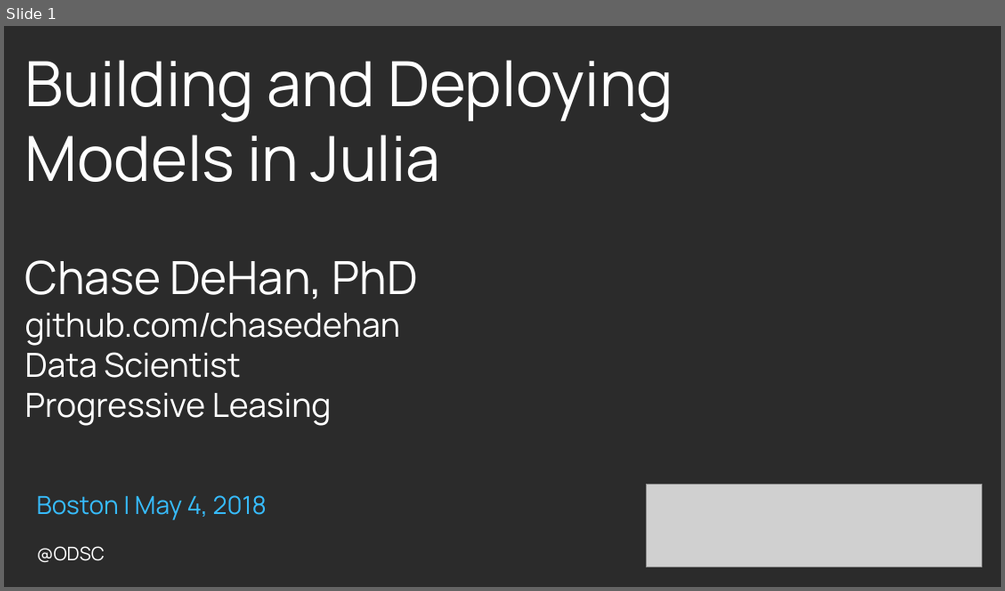
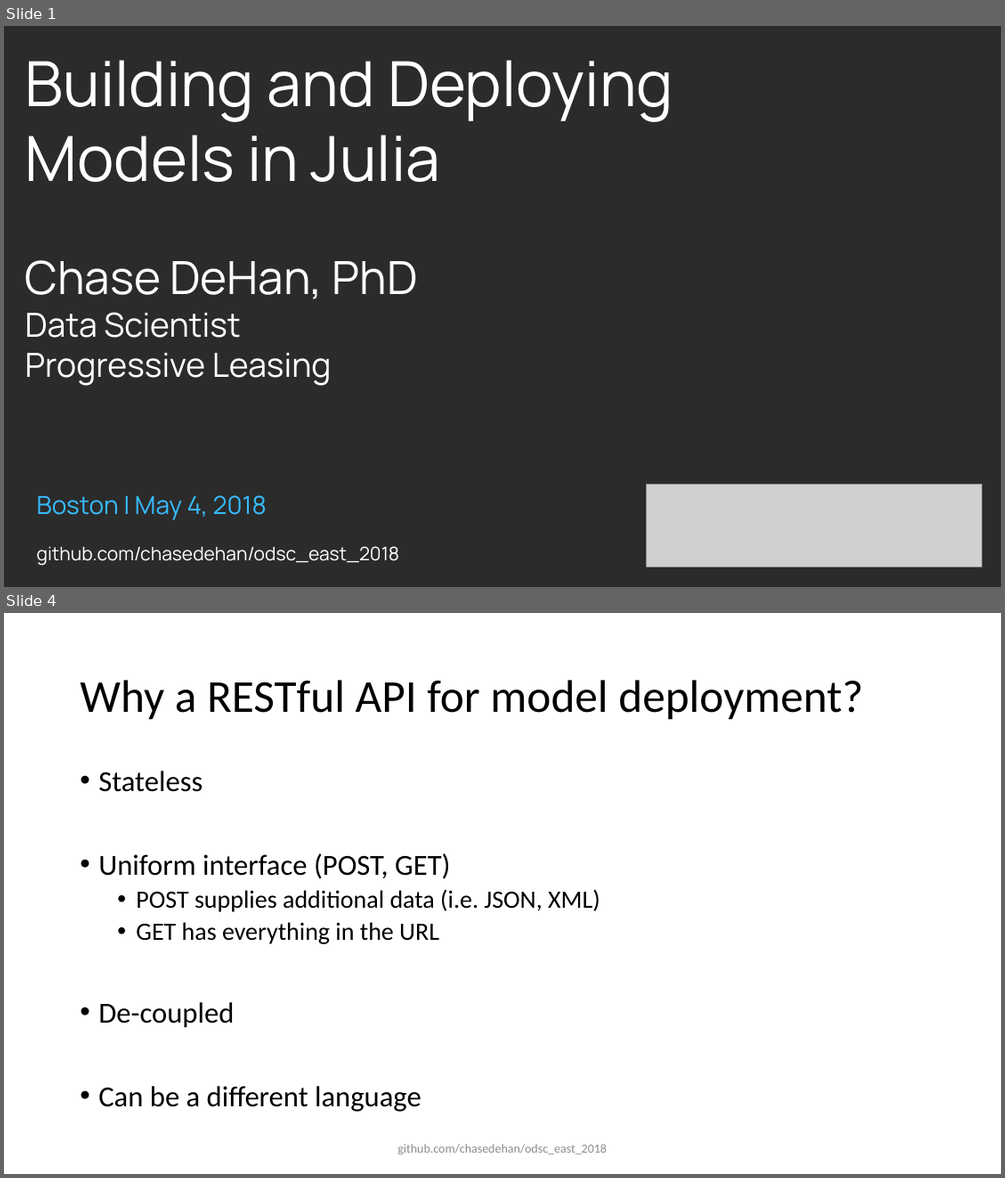
Before and after one commit to chasedehan/odsc_east_2018, a slide deck: Building and Deploying Models in Julia.pptx. Shown one above the other, each under a label of ours: slide 1 before the commit, slides 1 and 4 after it; the slides between them are not shown. The pictures are 1005x591 and 1005x1178 pixels, drawn with LibreOffice and Linux fonts; fonts in the diff are those of the drawing; grey boxes stand for pictures; background and template pictures are left out; a plain dark background stands for a picture behind light text. Boxes give left, top, right and bottom in pixels: in the first picture for what was removed or moved away, otherwise in the second. Text is boxed around its words. In the diff, an @@ line names an element or a change of style, - is before the commit and + after.

```diff
--- a/Building and Deploying Models in Julia.pptx
+++ b/Building and Deploying Models in Julia.pptx
@@ slide 4 added at [4,613,1001,1174], background #FFFFFF @@
@@ title added at [80,680,863,720], 44 pt, text #000000 @@
+Why a RESTful API for model deployment?
@@ text added at [98,771,600,1111], 28 pt, text #000000 @@
+• Stateless
+• Uniform interface (POST, GET)
+  • POST supplies additional data (i.e. JSON, XML)
+  • GET has everything in the URL
+• De-coupled
+• Can be a different language
@@ text added at [397,1143,607,1155], 12 pt, text #8C8C8C @@
+github.com/chasedehan/odsc_east_2018
@@ slide 1 changed as well @@
@@ text at [25,313,400,346]: paragraph removed @@
-github.com/chasedehan
@@ text at [37,546,400,565]: text changed @@
-@ODSC
+github.com/chasedehan/odsc_east_2018
```
Also in this commit, not shown: 6 other slides added, 5 slides removed, 3 other files.
